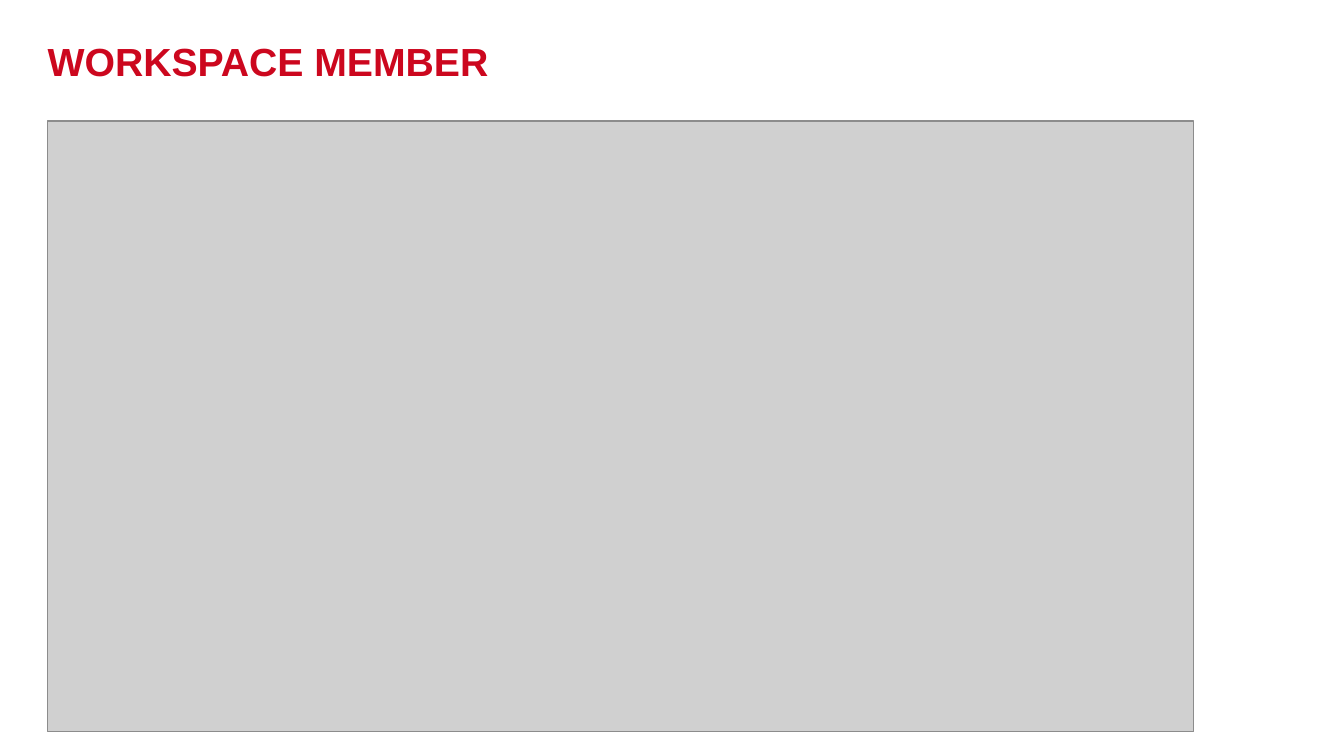
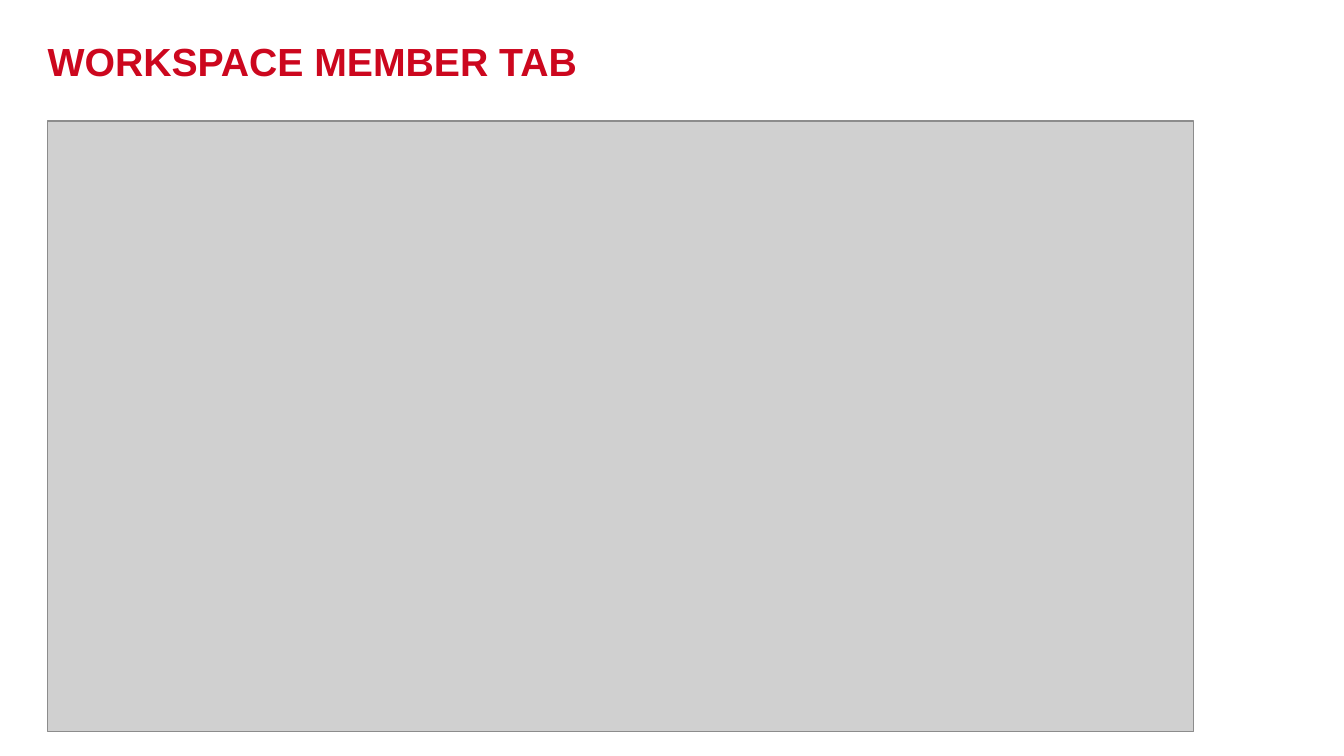
Before and after one commit to phmquan/YPP4-QuanPhan, a slide deck: slide 17 of SQL_Query/Trello_Query/TrelloPresentation.pptx. Drawn at 1344x756 pixels with LibreOffice and Linux fonts; fonts in the diff are those of the drawing; grey boxes stand for pictures; background and template pictures are left out. Boxes give left, top, right and bottom in pixels: in the first picture for what was removed or moved away, otherwise in the second. Text is boxed around its words. In the diff, an @@ line names an element or a change of style, - is before the commit and + after.

```diff
--- a/SQL_Query/Trello_Query/TrelloPresentation.pptx
+++ b/SQL_Query/Trello_Query/TrelloPresentation.pptx
@@ title at bbox=[48, 48, 577, 77]: text changed @@
-WORKSPACE MEMBER
+WORKSPACE MEMBER TAB
```
Also in this commit, not shown: 8 other slides changed, 6 slides added, 2 slides removed.
